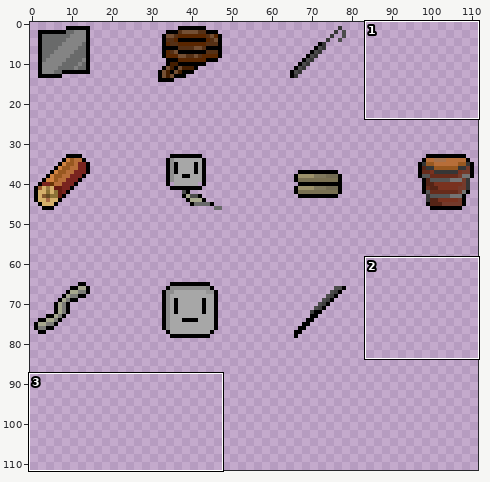
A sprite sheet gets an edit: GANgame-GDDS2/Assets/Art/Items/Spritesheet1.png. The first picture is a wide view before the edit; the outline marks the close-up.
Close-up. Old version:
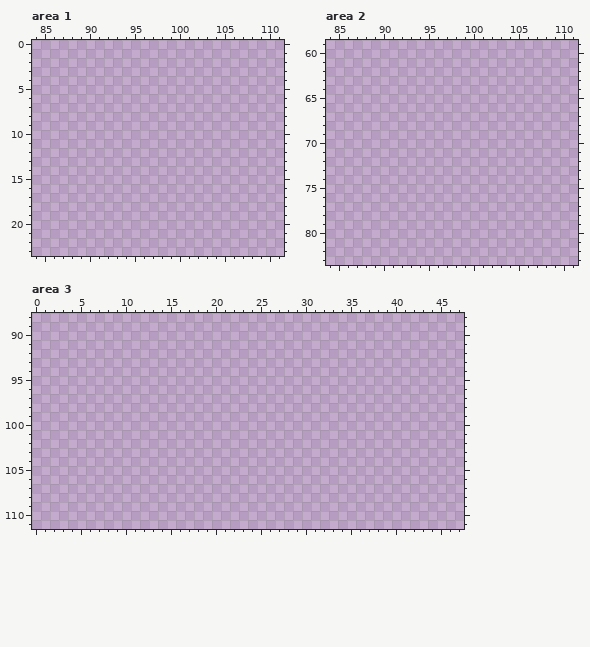
The file is 112x112 pixels. Colours within 5 levels of each other are drawn and written as one. Shown: area 1: x 84..111, y 0..23; area 2: x 84..111, y 59..83; area 3: x 0..47, y 88..111.
Now the later version:
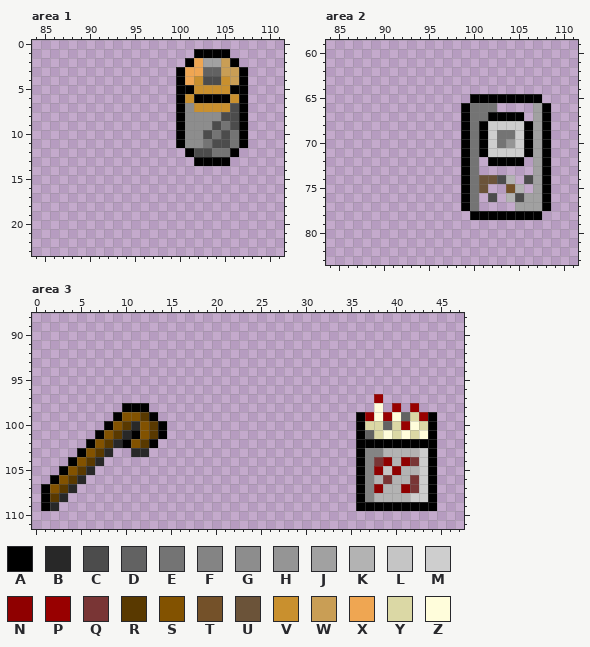
Palette (. is transparent): A #000000  B #282828  C #4c4c4c  D #626262  E #747474  F #848484  G #8d8d8d  H #959595  J #a1a1a1  K #b3b3b3  L #c5c5c5  M #cecece  N #8f0000  P #980000  Q #793535  R #593900  S #825200  T #745129  U #6b5339  V #c9902e  W #c99e55  X #efa652  Y #dbd8a5  Z #fffddb
Difference:
Area 1:
y 1: x 102..105 .... -> AAAA
y 2: x 101..106 ...... -> AXJJWA
y 3: x 100..107 ........ -> AXXDDWWA
y 4: x 100..107 ........ -> AXVCCVWA
y 5: x 100..107 ........ -> AAVVVVAA
y 6: x 100..107 ........ -> AVAAAAVA
y 7: x 100..107 ........ -> AGVVVVCA
y 8: x 100..107 ........ -> AGGGGCCA
y 9: x 100..107 ........ -> AGGGCECA
y 10: x 100..107 ........ -> AGGCECEA
y 11: x 100..107 ........ -> AGGECCEA
y 12: x 101..106 ...... -> ACCEEA
y 13: x 102..105 .... -> AAAA
Area 2:
y 65: x 100..107 ........ -> AAAAAAAA
y 66: x 99..102 .... -> AEEE; x 107..108 .. -> JA
y 67: x 99..105 ....... -> AEEAAAA; x 107..108 .. -> JA
y 68: x 99..108 .......... -> AEAMMMMAJA
y 69: x 99..108 .......... -> AEAMEEMAJA
y 70: x 99..108 .......... -> AEAMEHMAJA
y 71: x 99..108 .......... -> AEAMMMMAJA
y 72: x 99..100 .. -> AE; x 102..105 .... -> AAAA; x 107..108 .. -> JA
y 73: x 99..100 .. -> AE; x 107..108 .. -> JA
y 74: x 99..104 ...... -> AEUUCK; x 106..108 ... -> CJA
y 75: x 99..101 ... -> AEU; x 104..105 .. -> TK; x 107..108 .. -> JA
y 76: x 99..100 .. -> AE; x 102 . -> C; x 104..108 ..... -> KCJJA
y 77: x 99..100 .. -> AE; x 105..108 .... -> JJJA
y 78: x 100..107 ........ -> AAAAAAAA
Area 3:
y 97: x 38 . -> P
y 98: x 10..12 ... -> AAA; x 38 . -> Z; x 40 . -> P; x 42 . -> P
y 99: x 9..13 ..... -> ASSRA; x 36..44 ......... -> APZPZDYPA
y 100: x 8..14 ....... -> ASRBSRA; x 36..44 ......... -> AYYDYPZYA
y 101: x 7..14 ........ -> ASRBASRA; x 36..44 ......... -> ADYZYZYZA
y 102: x 6..13 ........ -> ASRBASRA; x 36..44 ......... -> AAAAAAAAA
y 103: x 5..8 .... -> ASRB; x 11..12 .. -> BB; x 36..44 ......... -> AFFKKKKMA
y 104: x 4..7 .... -> ASRB; x 36..44 ......... -> AFQNKNQMA
y 105: x 3..6 .... -> ASRB; x 36..44 ......... -> AFNLNKKMA
y 106: x 2..5 .... -> ASRB; x 36..44 ......... -> AFKQKKQMA
y 107: x 1..4 .... -> ASRB; x 36..44 ......... -> AFNKKNQMA
y 108: x 1..3 ... -> ARB; x 36..44 ......... -> AFKKKKMMA
y 109: x 1..2 .. -> AB; x 36..44 ......... -> AAAAAAAAA
Where, in picture pixels (left, top, right, bottom), the same in both close-ups:
added: (176, 49, 248, 166)
added: (461, 94, 551, 220)
added: (356, 394, 437, 511)
added: (41, 403, 167, 511)
